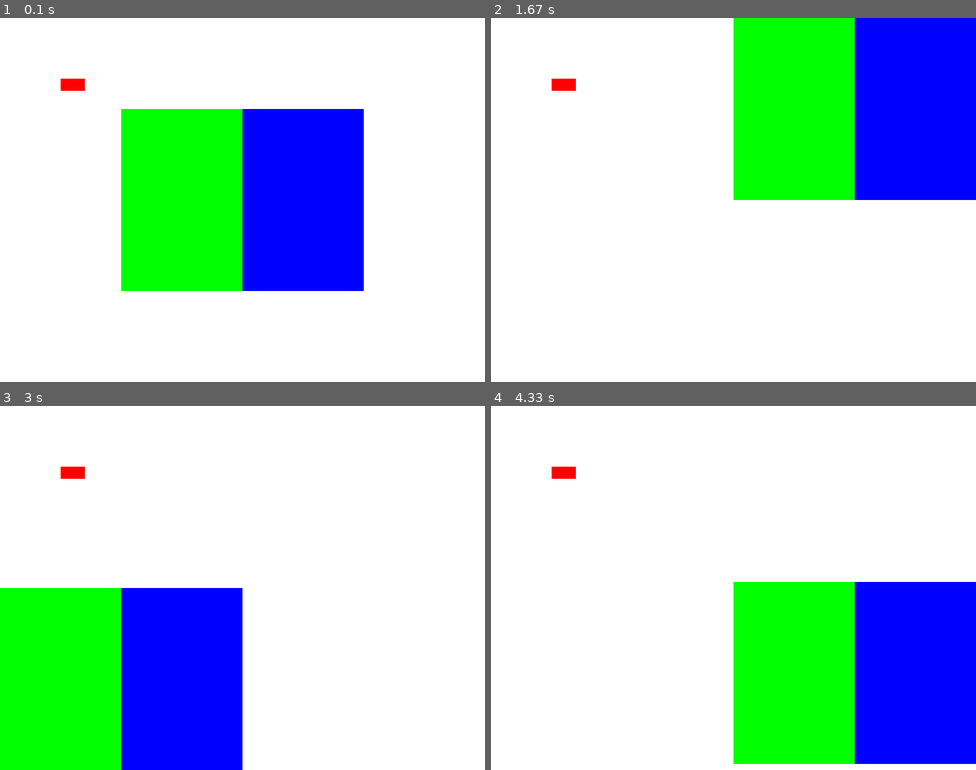
Above: before the commit, frames 1-4 (two rows, left to right).
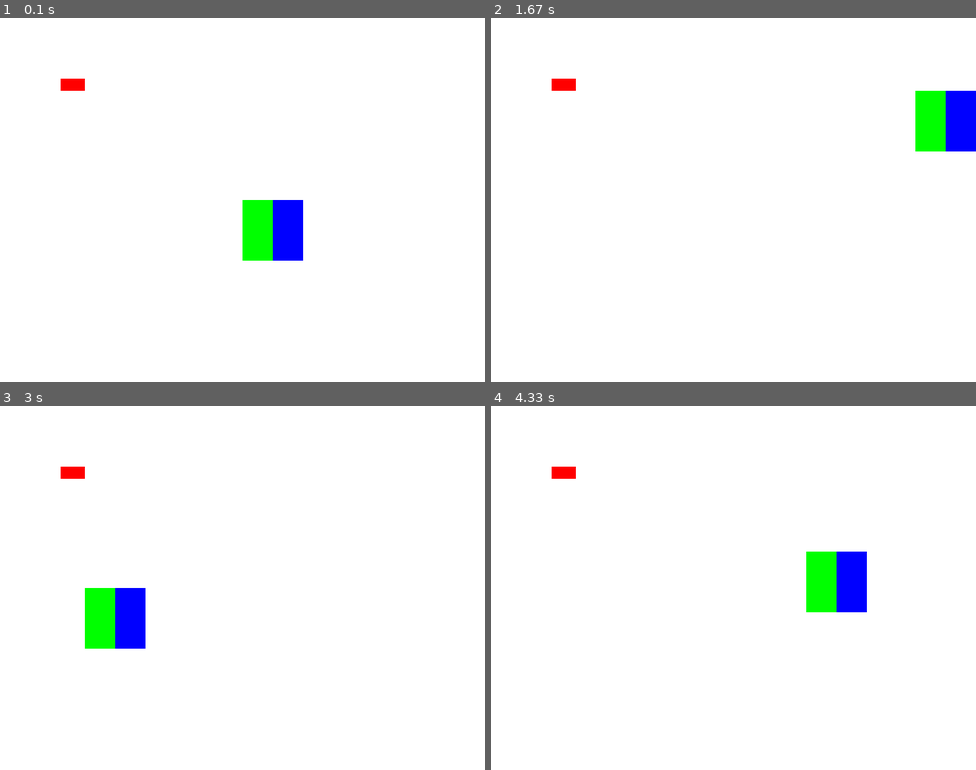
Above: after the commit, the same moments.

Repository: WCI-Computer-Science/pygame
Game: pygame game, started from main.py
Two runs of this game, one before a commit and one after it. Both use one fixed random seed, a clock stepped at 60 frames per second and the inputs below.
Inputs:
- Up to frame 1 (0.1 s): no input
- Up to frame 2 (1.67 s): hold D 0.33-0.8 s; hold W 0.83-1.13 s; hold D 1.17-1.63 s
- Up to frame 3 (3 s): hold A 1.67-2.2 s; hold S 2.23-2.53 s; hold A 2.57-2.97 s
- Up to frame 4 (4.33 s): hold W 3-3.37 s; hold D 3.4-4.03 s; hold S from 4.07 s (still down)

The runs differ from the first frame. In frame 1, 24% of the frame differs, in the area x 25-75%, y 25-75%; in frame 2, 24%; in frame 3, 23%; in frame 4, 25%, in the area x 50-100%, y 40-99%.

Commit message:
Shrink rects

Diff:
--- a/main.py
+++ b/main.py
@@ -59,7 +59,7 @@
 
     def checkcollision(self, spritegroup):
         for i in spritegroup:
-            if self.rect1.colliderect(i.rect) or self.rect1.colliderect(i.rect):
+            if self.rect1.colliderect(i.rect) or self.rect2.colliderect(i.rect):
                 return True
         return False
 
@@ -76,7 +76,7 @@
     def draw(self, screen):
         pygame.draw.rect(screen, (255, 0, 0), self.rect)
 
-rects = Rectangles((200, 150), (400, 150), (200, 300), (200, 300), (0, 255, 0), (0, 0, 255), 20, WIDTH, HEIGHT)
+rects = Rectangles((400, 300), (450, 300), (50, 100), (50, 100), (0, 255, 0), (0, 0, 255), 20, WIDTH, HEIGHT)
 walls = pygame.sprite.Group()
 walls.add(Wall(100, 100, 40, 20))
 
